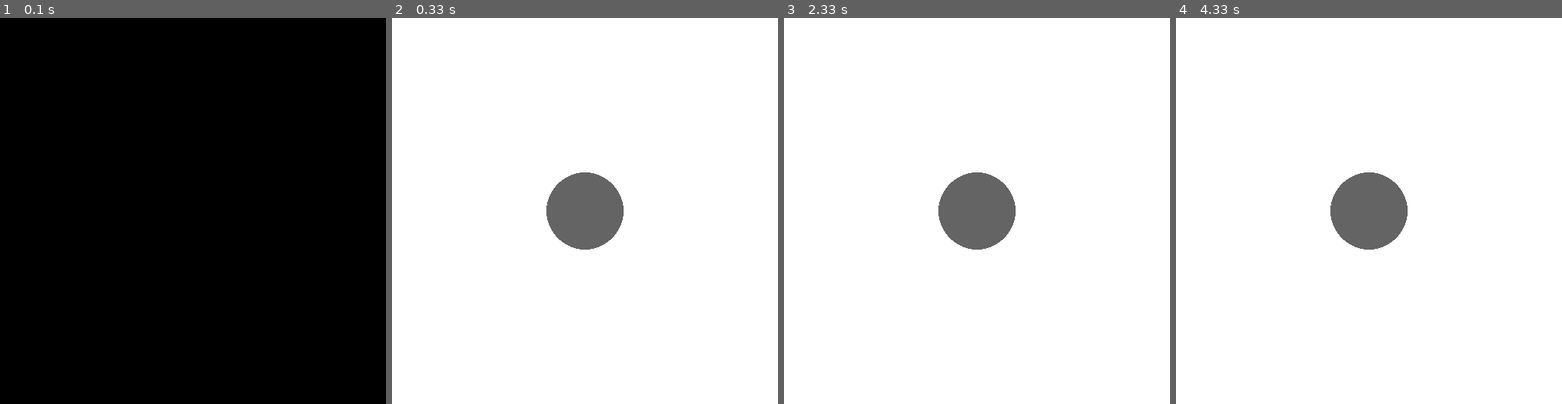
Above: before the commit, frames 1-4 (left to right).
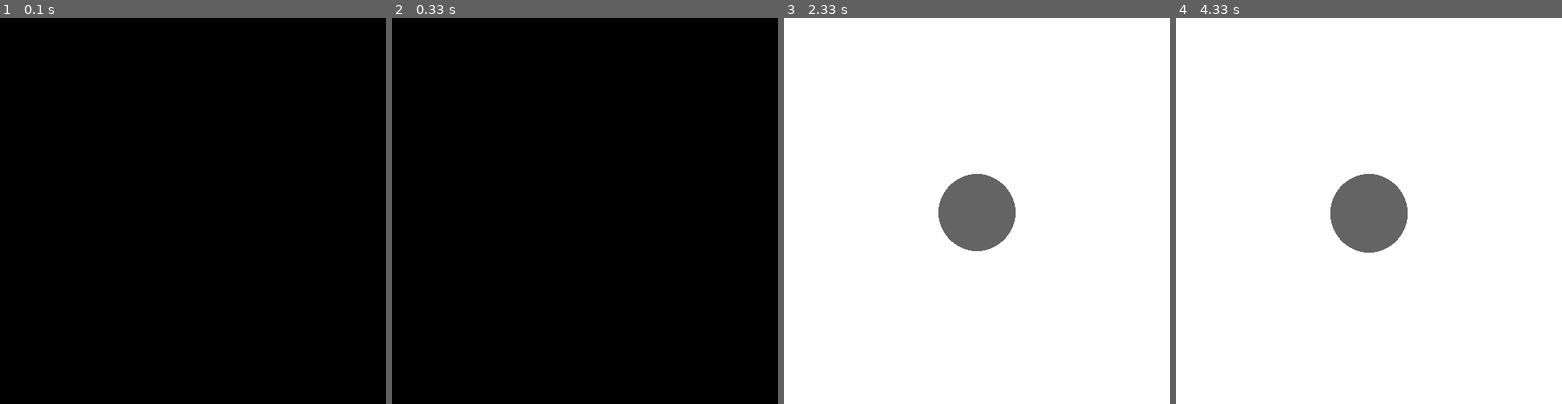
Above: after the commit, the same moments.

Repository: eduardosanchezg/robotsimARS
Game: pygame game, started from main_pygame.py
Same seed, same stepped clock (60 frames per second), same inputs: the game is played once before the commit and once after it.
Inputs:
- Up to frame 1 (0.1 s): no input
- Up to frame 2 (0.33 s): no input
- Up to frame 3 (2.33 s): tap T at 1.83 s
- Up to frame 4 (4.33 s): no input

Frame 1 is identical in both runs. In frame 2, 100% of the frame differs, in the area x 0-100%, y 0-100%; in frame 3, 0.2%; in frame 4, 0.2%.

Commit message:
bug fixed both wheels same velocity

Diff:
--- a/main_pygame.py
+++ b/main_pygame.py
@@ -4,7 +4,7 @@
 
 
 environment = environment.Environment()
-robot = robot.Robot(environment,250,250,0,50)
+robot = robot.Robot(environment,250,250,0.,50)
 
 pygame.init()
 pygame.display.set_caption("ARS Robot Simulation")
@@ -16,7 +16,7 @@
 
 while run:
 
-    pygame.time.delay(100)
+    pygame.time.delay(2000)
 
     for event in pygame.event.get():
         if event.type == pygame.QUIT:
@@ -41,5 +41,5 @@
 
     #next_simulation_step
     robot.time_step(1)
-    pygame.draw.circle(screen,(100,100,100), (robot.pos[0],robot.pos[1]),robot.radius)
+    pygame.draw.circle(screen,(100,100,100), (int(robot.pos[0]),int(robot.pos[1])),robot.radius)
     pygame.display.update()
--- a/robot.py
+++ b/robot.py
@@ -22,7 +22,10 @@
         self.velocity = np.array([0,0])
 
     def time_step(self, dt):
+        print(self.pos)
+        print(self.velocity)
         if self.velocity[0] == self.velocity[1]:
+            self.pos += (self.velocity[0] + self.velocity[1]) * np.array([np.sin(self.pos[2]), np.cos(self.pos[2]), 0])
             return
         R = (self.radius) * (np.sum(self.velocity)) / (np.diff(self.velocity))
         w = np.diff(self.velocity)/(2 * self.radius)
